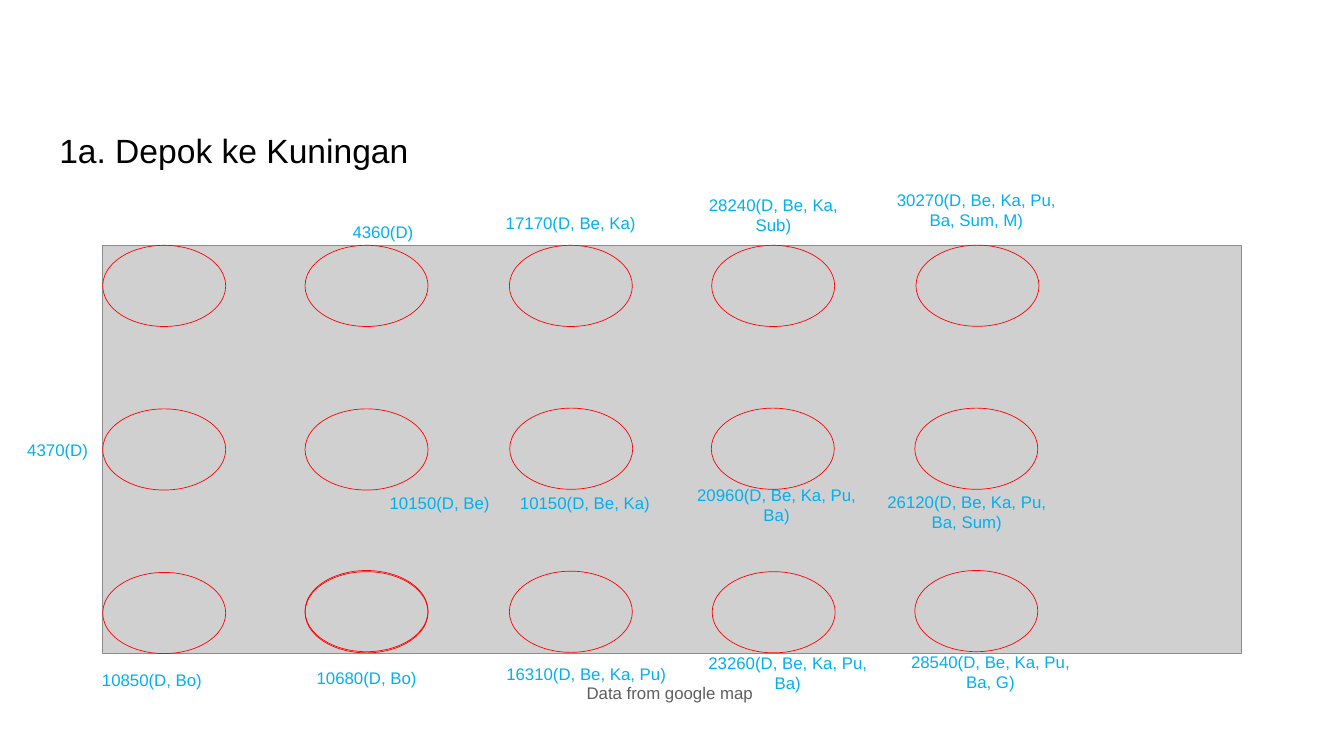
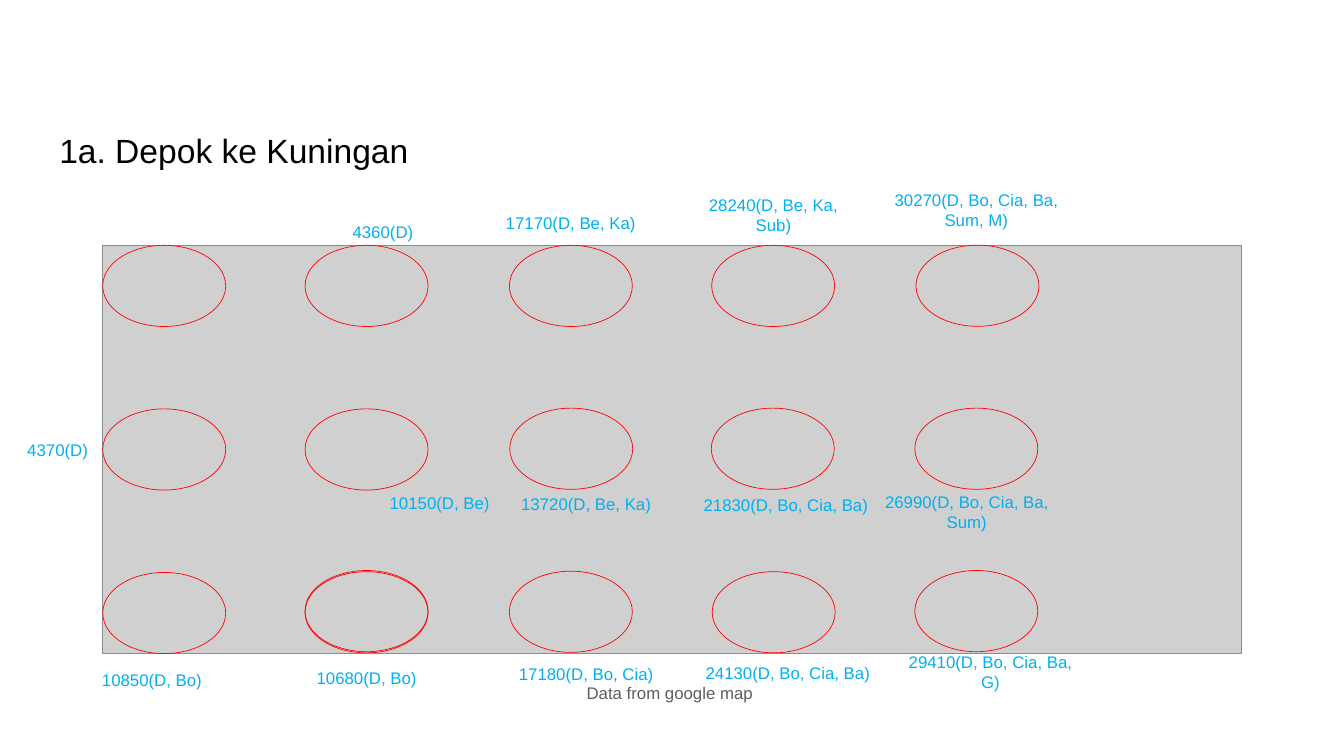
Before and after one commit to DentAlpha/Latihan-6-EL2208-PMC, a slide deck: slide 17 of Latihan 6_revisi.pptx. Drawn at 1344x756 pixels with LibreOffice and Linux fonts; fonts in the diff are those of the drawing; grey boxes stand for pictures. Boxes give left, top, right and bottom in pixels: in the first picture for what was removed or moved away, otherwise in the second. Text is boxed around its words. In the diff, an @@ line names an element or a change of style, - is before the commit and + after.

```diff
--- a/Latihan 6_revisi.pptx
+++ b/Latihan 6_revisi.pptx
@@ text at (895, 194, 1058, 230): text changed @@
-30270(D, Be, Ka, Pu, Ba, Sum, M)
+30270(D, Bo, Cia, Ba, Sum, M)
@@ text at (521, 498, 651, 514): text changed @@
-10150(D, Be, Ka)
+13720(D, Be, Ka)
@@ text at (704, 499, 868, 515): text changed @@
-20960(D, Be, Ka, Pu, Ba)
+21830(D, Bo, Cia, Ba)
@@ text at (885, 496, 1048, 532): text changed @@
-26120(D, Be, Ka, Pu, Ba, Sum)
+26990(D, Bo, Cia, Ba, Sum)
@@ text at (909, 656, 1072, 692): text changed @@
-28540(D, Be, Ka, Pu, Ba, G)
+29410(D, Bo, Cia, Ba, G)
@@ text at (519, 667, 653, 684): text changed @@
-16310(D, Be, Ka, Pu)
+17180(D, Bo, Cia)
@@ text at (706, 667, 870, 683): text changed @@
-23260(D, Be, Ka, Pu, Ba)
+24130(D, Bo, Cia, Ba)
```
Also in this commit, not shown: 10 other slides changed.
